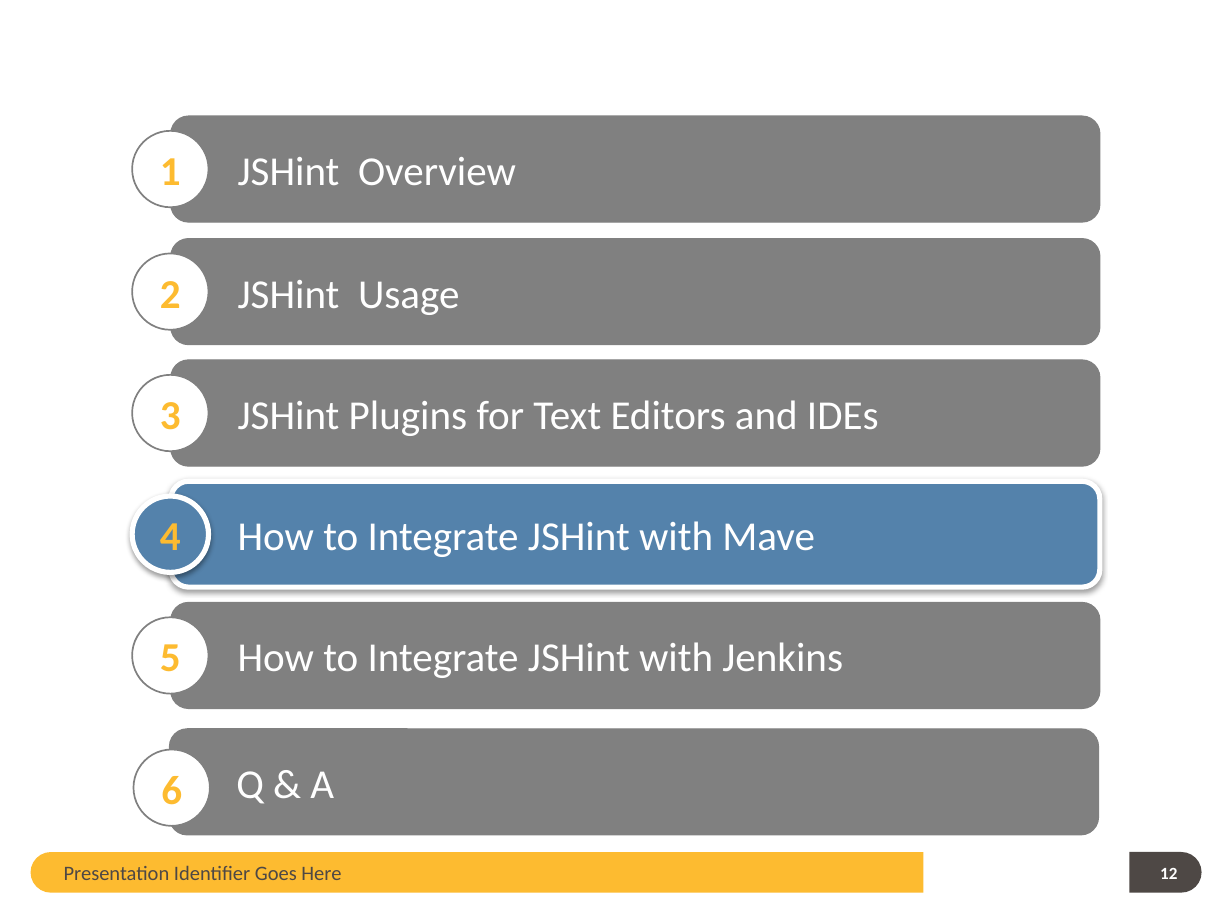
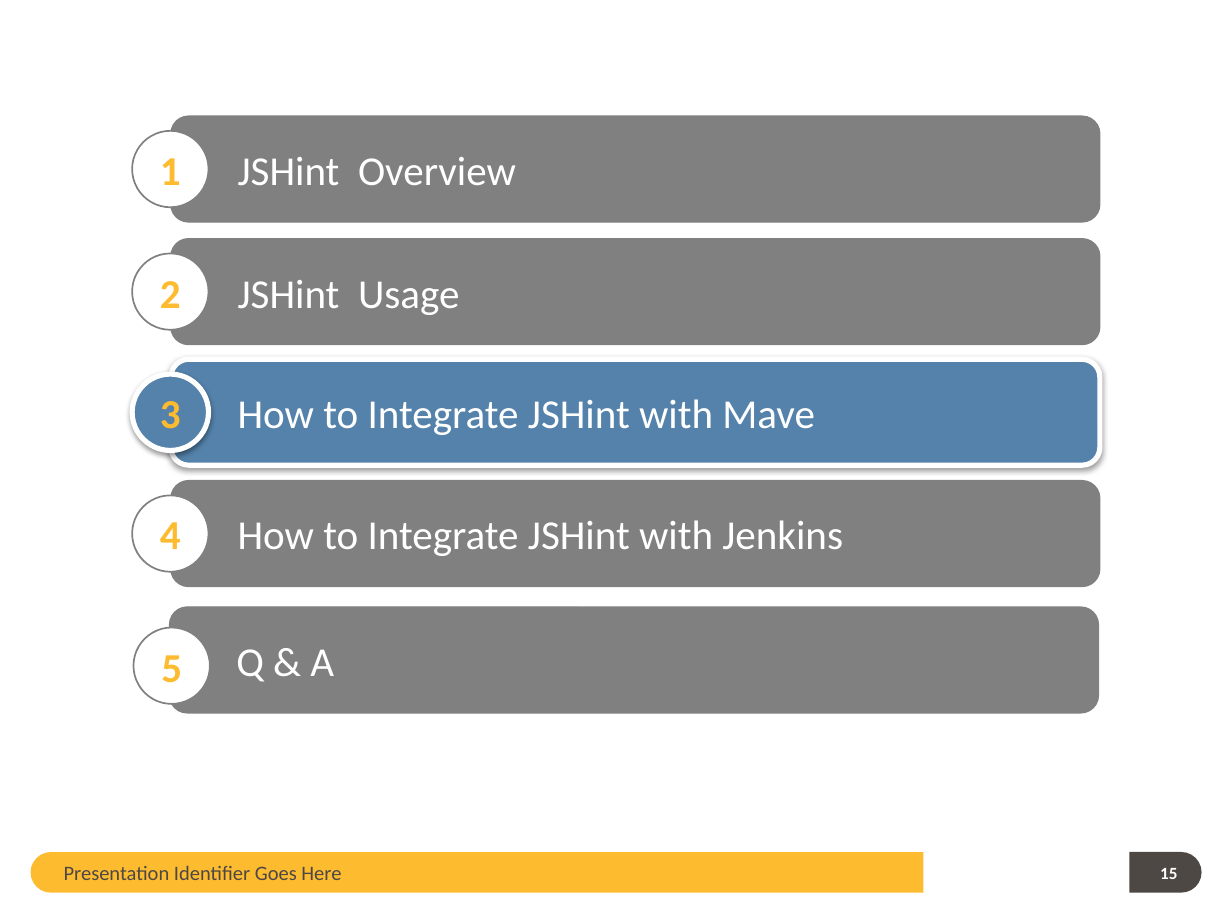
Before and after one commit to guangweiqiao/EIMS, a slide deck: slide 15 of EIMS/doc/JSHint TOI.pptx (slide 12 before the commit). Drawn at 1232x924 pixels with LibreOffice and Linux fonts; fonts in the diff are those of the drawing; background and template pictures are left out. Boxes give left, top, right and bottom in pixels: in the first picture for what was removed or moved away, otherwise in the second. Text is boxed around its words. In the diff, an @@ line names an element or a change of style, - is before the commit and + after.

```diff
--- a/EIMS/doc/JSHint TOI.pptx
+++ b/EIMS/doc/JSHint TOI.pptx
@@ ellipse "3" at box(132, 375, 208, 451): fill #FFFFFF to #5482AB; outline #808080 1 pt to #FFFFFF 3 pt; shadow on @@
@@ rounded rectangle removed at box(171, 360, 1100, 466) @@
-JSHint Plugins for Text Editors and IDEs
@@ ellipse "4" at box(132, 495, 208, 572): fill #5482AB to #FFFFFF; outline #FFFFFF 3 pt to #808080 1 pt; shadow off @@
@@ ellipse "5": place and size @@
-ellipse "5" at box(132, 617, 208, 694)
+ellipse "5" at box(133, 627, 209, 703)
@@ 3 rounded rectangles: place and size @@
-3 rounded rectangles at box(170, 482, 1100, 835)
+3 rounded rectangles at box(170, 360, 1100, 713)
@@ ellipse removed at box(133, 749, 209, 825) @@
-6
@@ page number at box(1160, 868, 1177, 879): text changed @@
-12
+15
```
Also in this commit, not shown: 8 other slides changed, 4 slides added, 23 slides removed.
